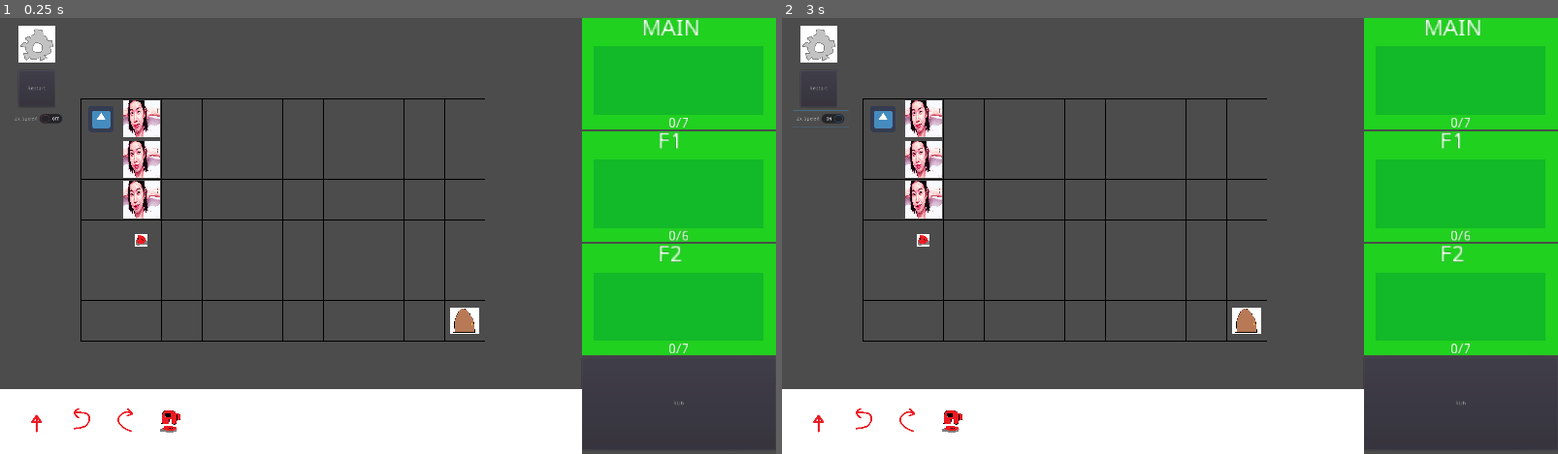
Above: before the commit, frames 1-2 (left to right).
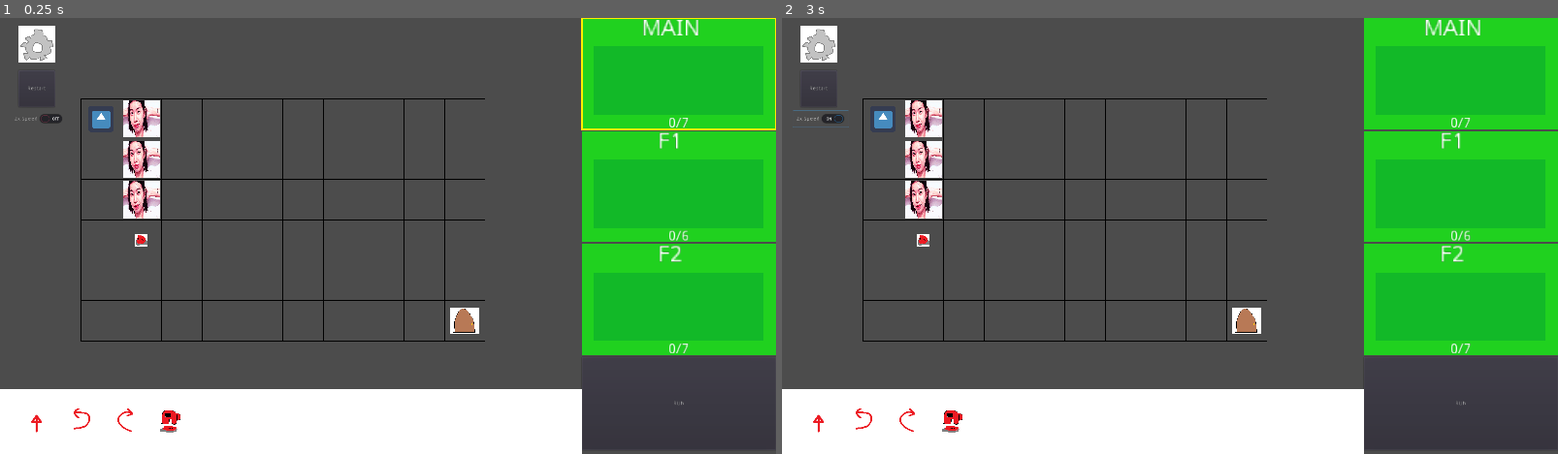
Above: after the commit, the same moments.

Repository: The-Koopalings/Flee_The_Factory
Game: Godot game, scene res://Scenes/Levels/ProofOfConcept.tscn
The game is run twice, just before and just after one commit, with the same random seed, the same clock (stepped at 60 frames per second) and the same inputs. The engine's default icon, where the game draws it, is replaced by a stand-in: a white triangle on a blue panel in a dark square.
Inputs:
- Up to frame 1 (0.25 s): no input
- Up to frame 2 (3 s): click "Restart" at 0.5 s; click "Restart" at 1.25 s; click "Restart" at 2 s; click "2x Speed" at 2.75 s

The runs differ from the first frame. In frame 1, 0.3% of the frame differs, in the area x 74-100%, y 0-26%; in frame 2, nothing differs.

Commit message:
function focus is currently buggy. gonna commit this before I do something that possible breaks everything

Diff:
--- a/Scenes/Level_Components/IDE_Elements/FunctionBlock.tscn
+++ b/Scenes/Level_Components/IDE_Elements/FunctionBlock.tscn
@@ -1,7 +1,8 @@
-[gd_scene load_steps=4 format=2]
+[gd_scene load_steps=5 format=2]
 
 [ext_resource path="res://Scripts/Level_Components/IDE_Elements/FunctionBlockArea.gd" type="Script" id=1]
 [ext_resource path="res://Scripts/Level_Components/IDE_Elements/Counter.gd" type="Script" id=2]
+[ext_resource path="res://Scripts/Level_Components/IDE_Elements/FunctionBlock.gd" type="Script" id=3]
 
 [sub_resource type="RectangleShape2D" id=1]
 extents = Vector2( 210, 84 )
@@ -10,7 +11,9 @@
 margin_right = 480.0
 margin_bottom = 275.0
 rect_min_size = Vector2( 480, 275 )
+focus_mode = 1
 mouse_filter = 2
+script = ExtResource( 3 )
 
 [node name="Label" type="Label" parent="."]
 margin_left = 140.0
@@ -38,6 +41,13 @@
 mouse_filter = 2
 color = Color( 0.0745098, 0.729412, 0.160784, 1 )
 
+[node name="Highlight" type="ReferenceRect" parent="."]
+margin_right = 480.0
+margin_bottom = 275.0
+border_color = Color( 1, 0.937255, 0, 1 )
+border_width = 5.0
+editor_only = false
+
 [node name="ColorRect" type="ColorRect" parent="."]
 show_behind_parent = true
 margin_right = 480.0
@@ -56,6 +66,9 @@
 align = 1
 script = ExtResource( 2 )
 
+[connection signal="focus_entered" from="." to="." method="_on_FunctionBlockControl_focus_entered"]
+[connection signal="focus_exited" from="." to="." method="_on_FunctionBlockControl_focus_exited"]
+[connection signal="gui_input" from="." to="." method="_on_FunctionBlockControl_gui_input"]
 [connection signal="area_entered" from="FunctionBlockArea" to="FunctionBlockArea" method="_on_FunctionBlockArea_area_entered"]
 [connection signal="area_exited" from="FunctionBlockArea" to="FunctionBlockArea" method="_on_FunctionBlockArea_area_exited"]
 [connection signal="input_event" from="FunctionBlockArea" to="FunctionBlockArea" method="_on_FunctionBlockArea_input_event"]
--- a/Scenes/Levels/ProofOfConcept.tscn
+++ b/Scenes/Levels/ProofOfConcept.tscn
@@ -50,7 +50,7 @@
 "_editor_description_": "Code for this assumes it has 2 non-code block children, change input_event() get_child() parameter input + shiftBlocks' range, var x, & var y if that number changes"
 }
 
-[node name="Counter" parent="IDE/F1" index="3"]
+[node name="Counter" parent="IDE/F1" index="4"]
 maxBlocks = 6
 
 [node name="F2" parent="IDE" instance=ExtResource( 11 )]
--- a/Scripts/Level_Components/Code_Blocks/Code_Block_Template.gd
+++ b/Scripts/Level_Components/Code_Blocks/Code_Block_Template.gd
@@ -6,6 +6,7 @@
 
 signal drag(area)
 signal stopDrag(globalPos)
+signal double_click()
 
 func _ready():
 	connect("stopDrag", get_node("../.."), "stop_drag") #connects to FunctionBlockArea that CodeBlock is grandchild of
@@ -30,8 +31,9 @@
 
 			if not event.pressed:
 				emit_signal("stopDrag", startPos)
+
 		if event.doubleclick:
-			print("DOUBLE CLICK")
+			emit_signal("double_click")
 
 
 func _on_CodeBlock_mouse_entered():
--- a/Scripts/Level_Components/IDE.gd
+++ b/Scripts/Level_Components/IDE.gd
@@ -9,6 +9,9 @@
 
 	#Moves Run_Button to the bottom
 	move_child(get_child(1), get_child_count() - 1)
+
+	# Grab focus of Main Function
+	$Main.grab_focus()
 
 
 # Called every frame. 'delta' is the elapsed time since the previous frame.
--- /dev/null
+++ b/Scripts/Level_Components/IDE_Elements/FunctionBlock.gd
@@ -0,0 +1,27 @@
+extends Control
+
+
+
+# Called when the node enters the scene tree for the first time.
+func _ready():
+	$Highlight.visible = false
+
+
+# Called every frame. 'delta' is the elapsed time since the previous frame.
+#func _process(delta):
+#	pass
+
+
+func _on_FunctionBlockControl_focus_entered():
+	$Highlight.visible = true
+
+
+func _on_FunctionBlockControl_focus_exited():
+	$Highlight.visible = false
+
+
+func _on_FunctionBlockControl_gui_input(event):
+	print(event)
+	if event is InputEventMouseButton and event.button_index == BUTTON_LEFT and event.doubleclick:
+		grab_focus()
+		print("Focus grabbed")
